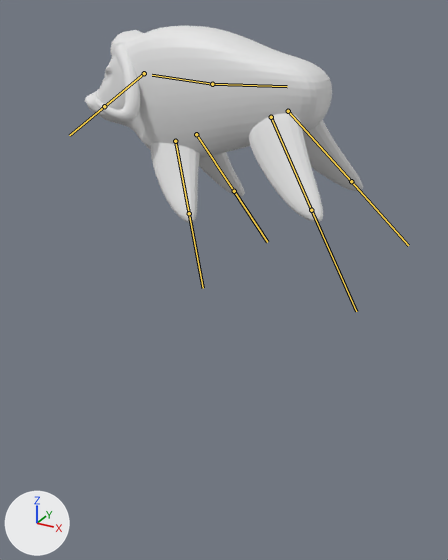
The FBX model Project Riptide/Assets/Meshes/Monsters/Mox_Mod.fbx as it was, and as the next commit left it.
Camera for both pictures: a camera (50 mm lens) standing at (1.87, -3.26, 0.41) and looking at (0.01, 0.12, -1.28). Lighting does not change. The marker at lower left points along +X, +Y and +Z. The bones that bend it are drawn over the model as lines.
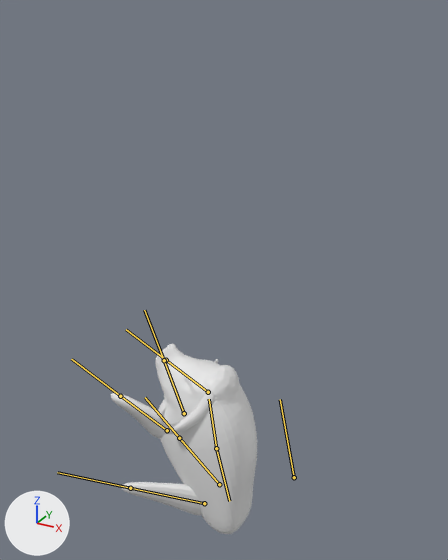
The newer file adds an action. The first version stands in its rest pose; the second is drawn at frame 160 of the action 'Armature|MoxDeath_Anim'.

What differs and where, as boxes [x1, y1, x2, y2] in the pictures (448 x 560 px):
'Cube', posed (40% narrower, 44% taller): before [85, 26, 332, 158]; after [110, 344, 257, 534]
'Cube.002', no longer drawn: before [249, 113, 323, 222]
'Cube.001', no longer drawn: before [151, 142, 200, 223]
'Cube.005', no longer drawn: before [303, 120, 363, 191]
'Cube.004', no longer drawn: before [199, 152, 245, 197]
bone 'Bone.006', root to tip: before (271, 117) to (311, 210); after (204, 503) to (130, 488)
bone 'Bone.007', root to tip: before (288, 111) to (351, 181); after (219, 484) to (179, 438)
bone 'Bone.001', root to tip: before (144, 73) to (104, 106); after (208, 392) to (166, 360)
bone 'Bone.004', root to tip: before (196, 134) to (234, 191); after (184, 413) to (164, 360)
bone 'Bone.005', root to tip: before (175, 141) to (189, 213); after (167, 430) to (120, 396)

Edits to the bpy script that builds the scene:
```text
Change bone_bone_003:
    where bone_bone_003 = bpy.data.objects['Armature'].pose.bones['Bone.003']
    bone_bone_003.location: (0.0, 0.0, 0.0) -> (0.0, -0.494, 3.231)
    bone_bone_003.rotation_quaternion: (1.0, 0.0, 0.0, 0.0) -> (0.779, -0.627, 0.0, 0.0)  # degrees (0, 0, 0) -> degrees (-78, 0, 0)
Change bone_bone_006:
    where bone_bone_006 = bpy.data.objects['Armature'].pose.bones['Bone.006']  # child of 'Bone.002'
    bone_bone_006.rotation_quaternion: (1.0, 0.0, 0.0, 0.0) -> (0.854, -0.481, -0.201, -0.005)  # degrees (0, 0, 0) -> degrees (-61, -20, 11)
Change bone_bone_007:
    where bone_bone_007 = bpy.data.objects['Armature'].pose.bones['Bone.007']  # child of 'Bone.002'
    bone_bone_007.rotation_quaternion: (1.0, 0.0, 0.0, 0.0) -> (0.853, -0.481, 0.199, 0.019)  # degrees (0, 0, 0) -> degrees (-61, 21, -10)
Change bone_bone_001:
    where bone_bone_001 = bpy.data.objects['Armature'].pose.bones['Bone.001']  # child of 'Bone'
    bone_bone_001.rotation_quaternion: (1.0, 0.0, 0.0, 0.0) -> (0.986, 0.0, 0.0, 0.166)  # degrees (0, 0, 0) -> degrees (0, 0, 19)
Change bone_bone_004:
    where bone_bone_004 = bpy.data.objects['Armature'].pose.bones['Bone.004']  # child of 'Bone'
    bone_bone_004.rotation_quaternion: (1.0, 0.0, 0.0, 0.0) -> (0.731, 0.004, 0.243, -0.638)  # degrees (0, 0, 0) -> degrees (-19, 21, -86)
Change bone_bone_005:
    where bone_bone_005 = bpy.data.objects['Armature'].pose.bones['Bone.005']  # child of 'Bone'
    bone_bone_005.rotation_quaternion: (1.0, 0.0, 0.0, 0.0) -> (0.731, -0.004, -0.243, -0.638)  # degrees (0, 0, 0) -> degrees (19, -21, -86)
```
